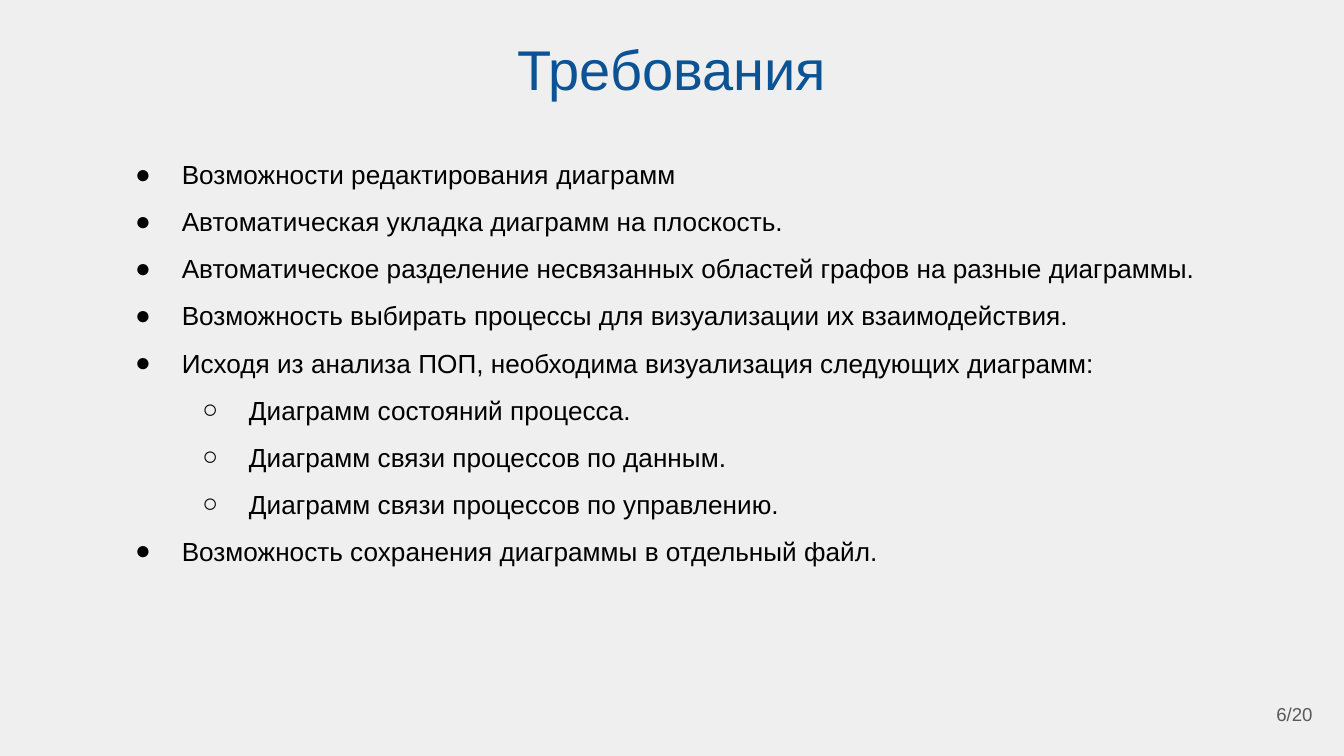
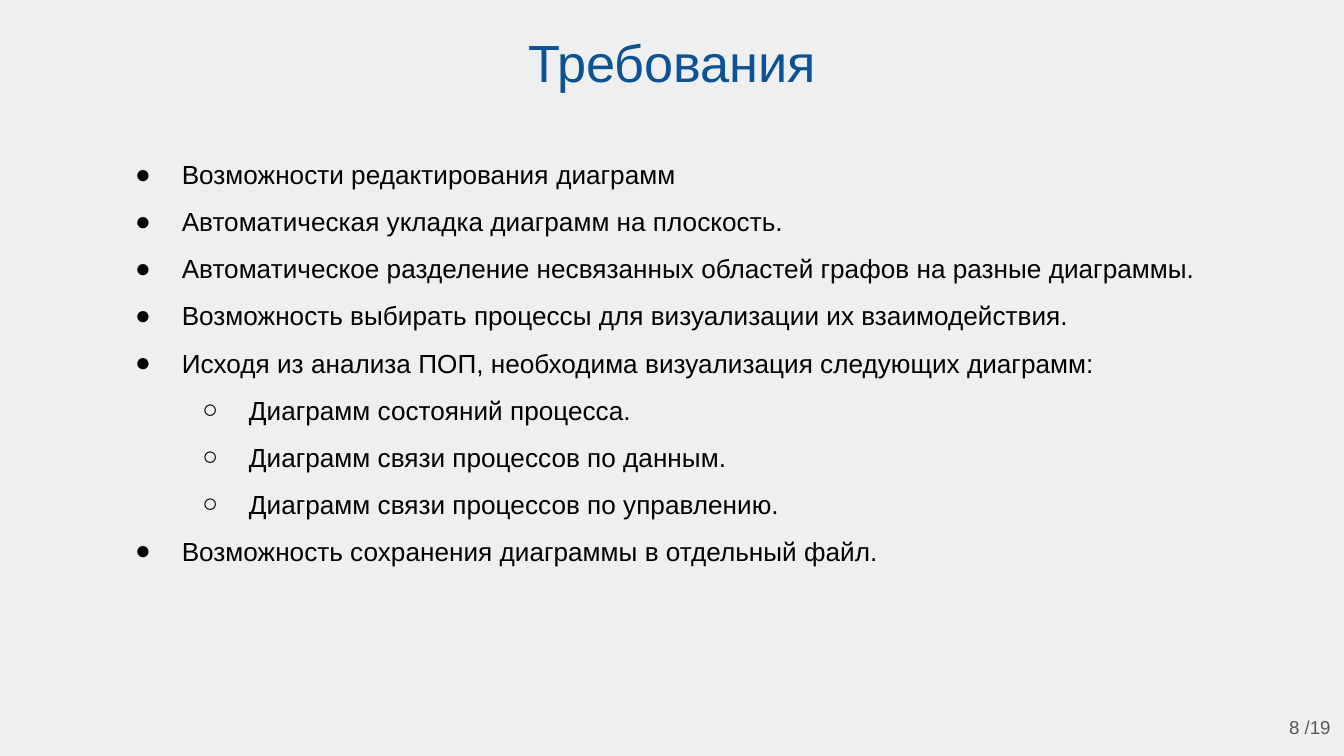
Before and after one commit to Belenkaia/Diagram-visualisation, a slide deck: slide 8 of презентации/МНСК_2.pptx (slide 6 before the commit). Drawn at 1344x756 pixels with LibreOffice and Linux fonts; fonts in the diff are those of the drawing. Boxes give left, top, right and bottom in pixels: in the first picture for what was removed or moved away, otherwise in the second. Text is boxed around its words. In the diff, an @@ line names an element or a change of style, - is before the commit and + after.

```diff
--- a/презентации/МНСК_2.pptx
+++ b/презентации/МНСК_2.pptx
@@ title "Требования" at (x1=528, y1=43, x2=816, y2=92): size 30 to 28 pt @@
@@ page number removed at (x1=1276, y1=707, x2=1312, y2=721) @@
-6/20
@@ page number added at (x1=1289, y1=720, x2=1331, y2=734), 10 pt, text #595959 @@
+8 /19
```
Also in this commit, not shown: 14 other slides changed, 4 slides added, 33 other files.
